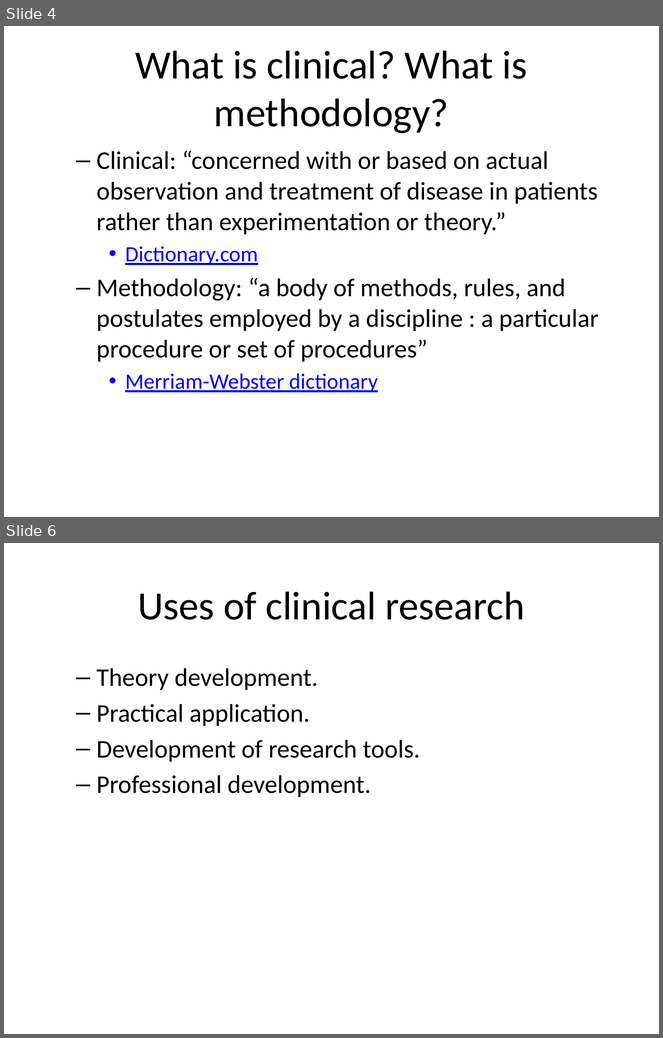
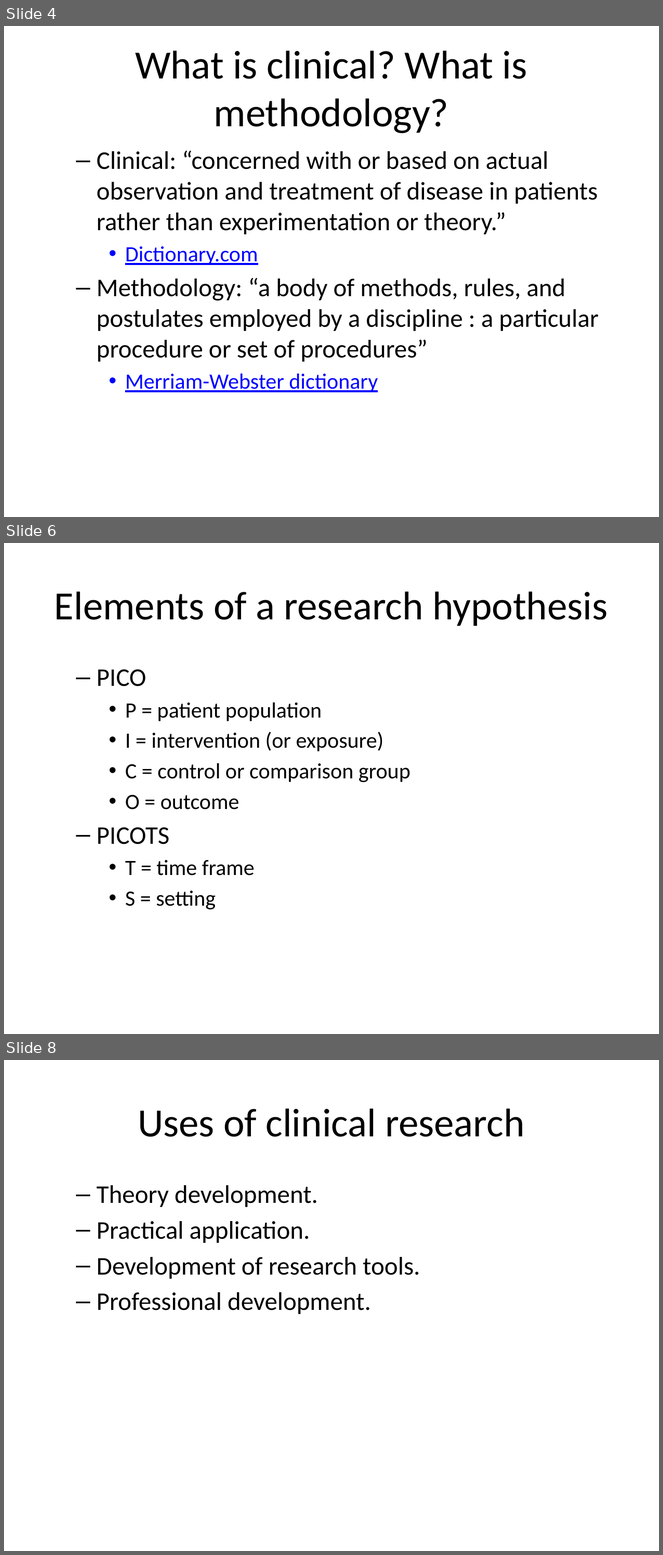
Before and after one commit to pmean/classes, a slide deck: clinical-research-methodology/results/video01-introduction.pptx. Shown one above the other, each under a label of ours: slides 4 and 6 before the commit, slides 4, 6 and 8 after it; the slides between them are not shown. The pictures are 663x1038 and 663x1555 pixels, drawn with LibreOffice and Linux fonts; fonts in the diff are those of the drawing. Boxes give left, top, right and bottom in pixels: in the first picture for what was removed or moved away, otherwise in the second. Text is boxed around its words. In the diff, an @@ line names an element or a change of style, - is before the commit and + after.

```diff
--- a/clinical-research-methodology/results/video01-introduction.pptx
+++ b/clinical-research-methodology/results/video01-introduction.pptx
@@ slide 6 added at <box>4,543,659,1034</box>, background #FFFFFF @@
@@ title added at <box>54,591,608,626</box>, 44 pt, text #000000 @@
+Elements of a research hypothesis
@@ text added at <box>97,669,411,910</box>, 24 pt, text #000000 @@
+  – PICO
+    • P = patient population
+    • I = intervention (or exposure)
+    • C = control or comparison group
+    • O = outcome
+  – PICOTS
+    • T = time frame
+    • S = setting
@@ what was slide 6 is now slide 8 @@
```
Also in this commit, not shown: 6 slides changed, 1 other slide added, 1 slide removed, 2 other files.
